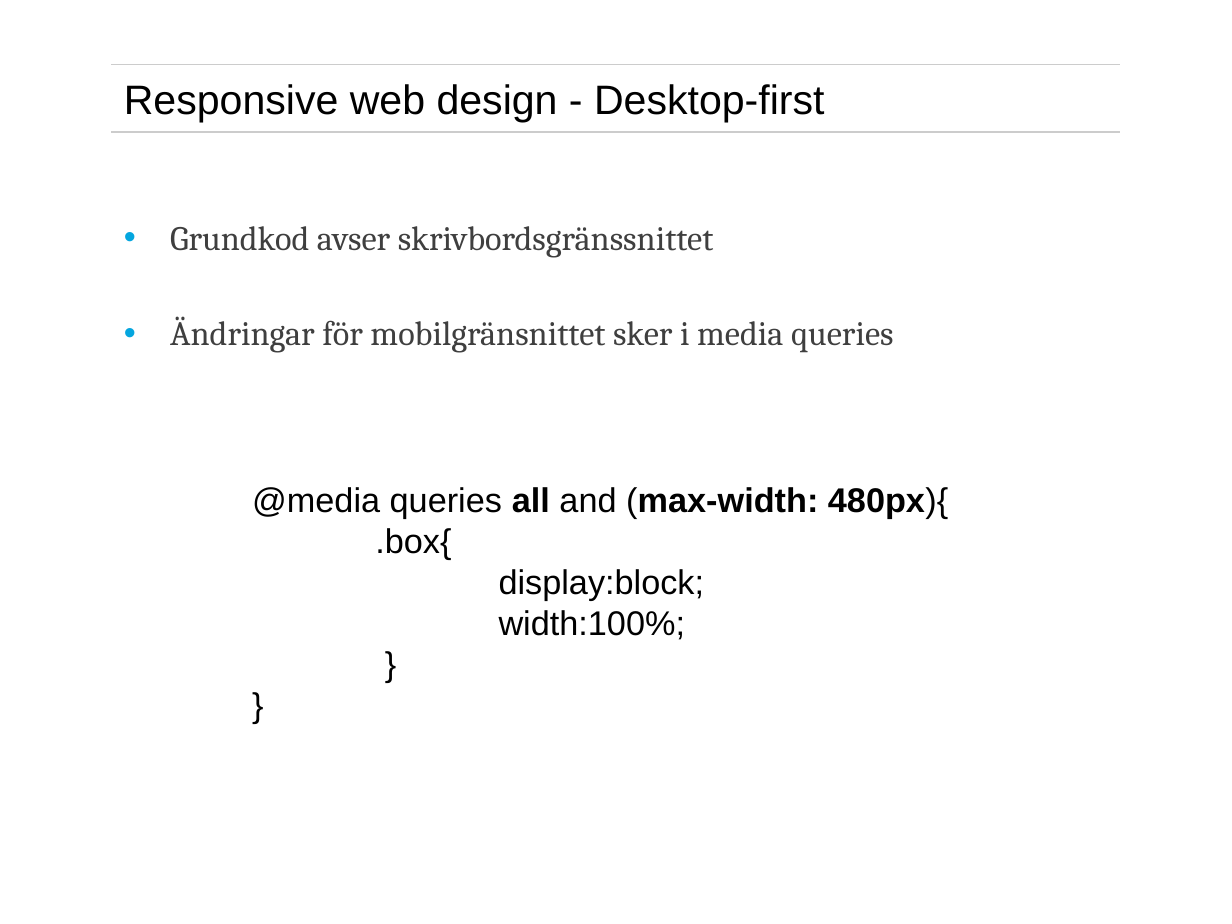
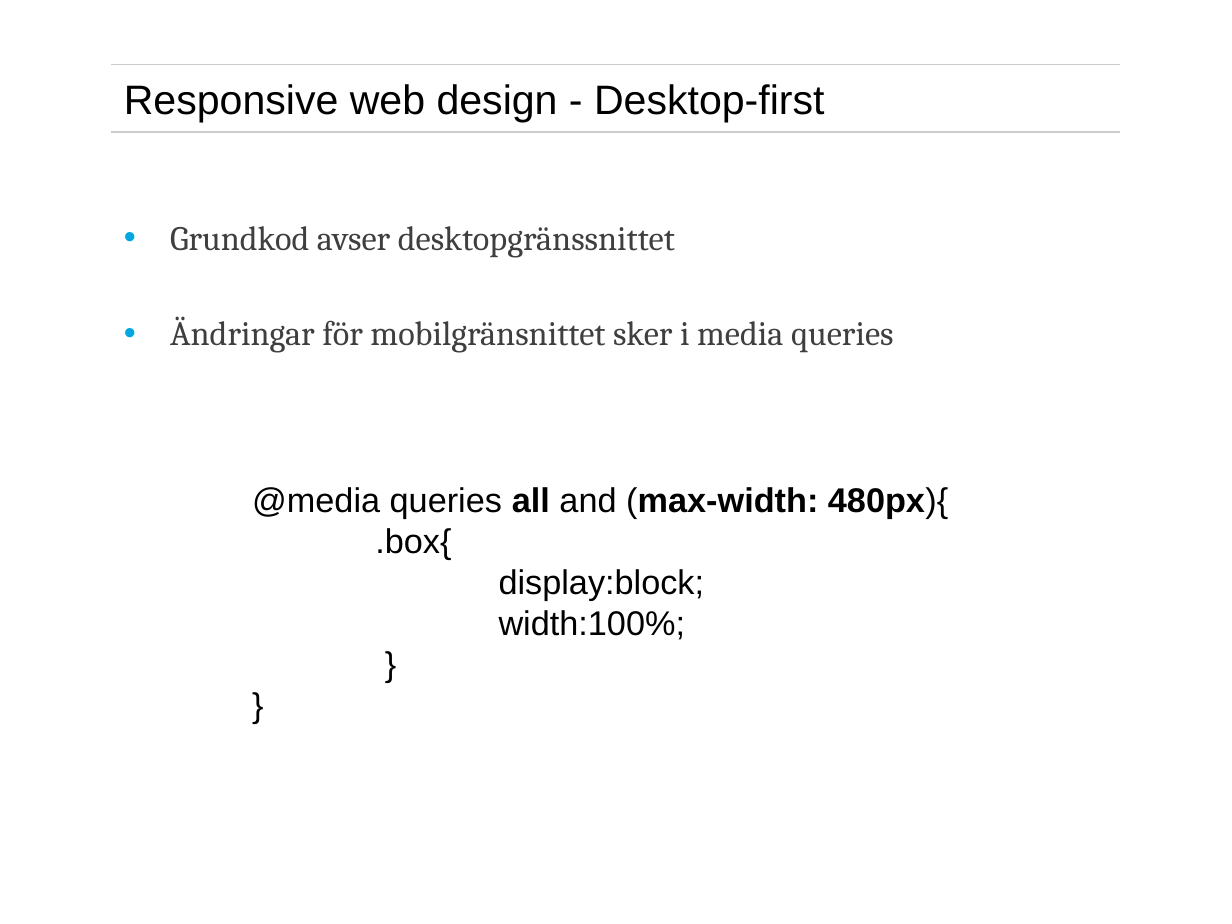
Before and after one commit to eduardocastaneda/exjobb, a slide deck: slide 16 of presentation/exjobbspresentationrecover.pptx. Drawn at 1232x924 pixels with LibreOffice and Linux fonts; fonts in the diff are those of the drawing; background and template pictures are left out. Boxes give left, top, right and bottom in pixels: in the first picture for what was removed or moved away, otherwise in the second. Text is boxed around its words. In the diff, an @@ line names an element or a change of style, - is before the commit and + after.

```diff
--- a/presentation/exjobbspresentationrecover.pptx
+++ b/presentation/exjobbspresentationrecover.pptx
@@ text at (170, 226, 675, 258): text changed @@
-• Grundkod avser skrivbordsgränssnittet
+• Grundkod avser desktopgränssnittet
```
Also in this commit, not shown: 18 other slides changed, 7 other files.
